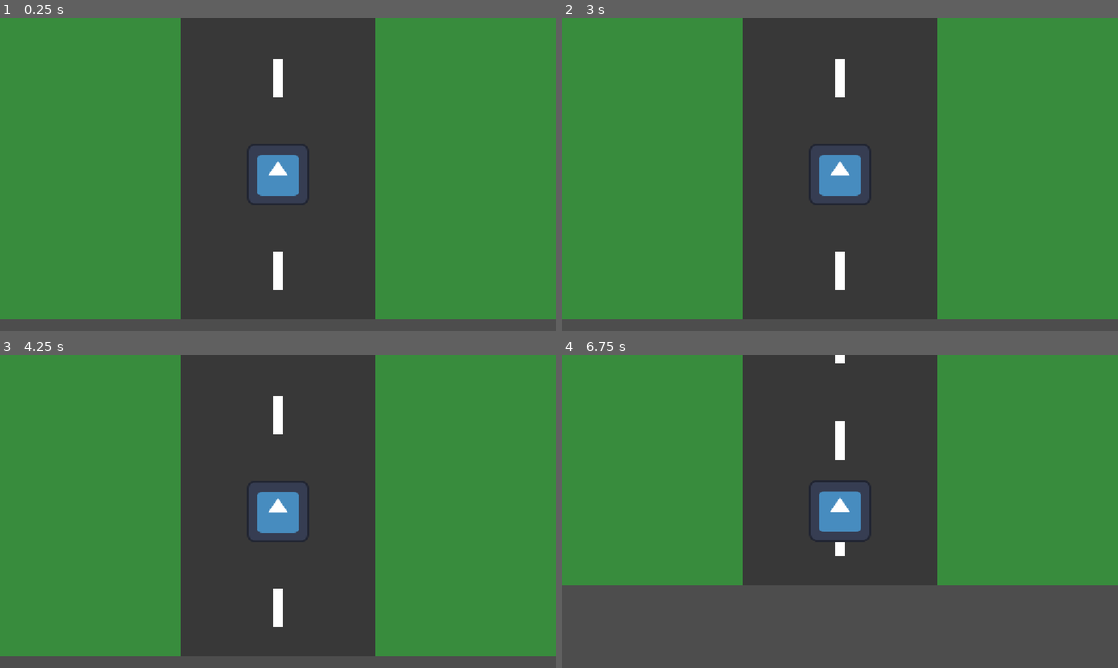
Above: before the commit, frames 1-4 (two rows, left to right).
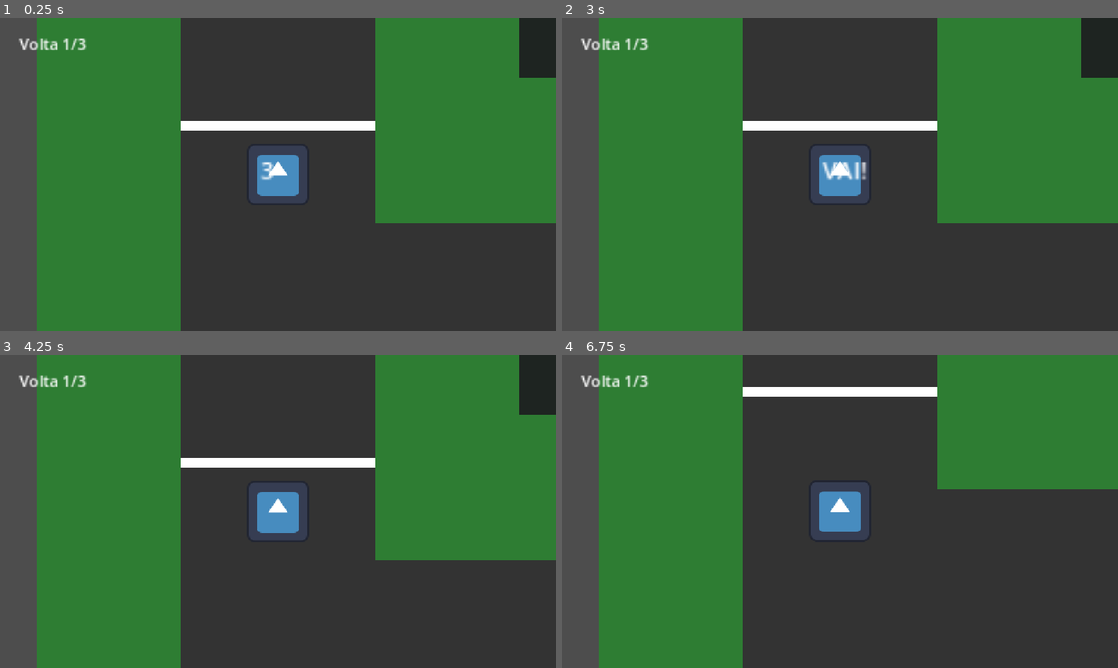
Above: after the commit, the same moments.

Repository: Blue-Raccoon-Interactive/Pixel-Bros-Racing
Game: Godot game, scene res://scenes/loop_test.tscn
Two runs of this game, one before a commit and one after it. Both use one fixed random seed, a clock stepped at 60 frames per second and the inputs below. Before the commit the project starts from res://scenes/track_test.tscn. The engine's default icon, where the game draws it, is replaced by a stand-in: a white triangle on a blue panel in a dark square.
Inputs (mouse positions are in pixels of both pictures, inside the frame that each line leads up to):
- Up to frame 1 (0.25 s): no input
- Up to frame 2 (3 s): tap Enter at 0.5, 2 s; move the mouse to (962, 158) at 0.52 s; hold D (steer_right) 0.53-1.25 s; click (962, 158) at 0.67 s; tap Space at 1.25, 2.75 s; drag from (728, 190) to (812, 237) at 1.27 s; move the mouse to (895, 105) at 2.02 s; hold D (steer_right) 2.03-2.75 s; drag from (812, 237) to (673, 127) at 2.77 s
- Up to frame 3 (4.25 s): tap Enter at 3.5 s; move the mouse to (444, 558) at 3.52 s; hold A (steer_left) from 3.53 s (still down)
- Up to frame 4 (6.75 s): release A (steer_left) at 4.25 s; tap Space at 4.25 s; drag from (673, 464) to (756, 433) at 4.27 s; move the mouse to (867, 511) at 5.02 s; hold S (brake) 5.03-5.75 s; click (867, 511) at 5.17 s; drag from (756, 433) to (728, 527) at 5.77 s; move the mouse to (962, 495) at 6.52 s; hold W (accelerate) from 6.53 s (still down)

The runs differ from the first frame. In frame 1, 23% of the frame differs, in the area x 0-100%, y 0-100%; in frame 2, 23%; in frame 3, 23%; in frame 4, 41%.

Commit message:
Update Project

Diff:
--- a/project.godot
+++ b/project.godot
@@ -11,7 +11,7 @@
 [application]
 
 config/name="BlueRacconGames"
-run/main_scene="res://scenes/track_test.tscn"
+run/main_scene="res://scenes/loop_test.tscn"
 config/features=PackedStringArray("4.7", "GL Compatibility")
 config/icon="res://icon.svg"
 
--- /dev/null
+++ b/scenes/loop_test.tscn
@@ -0,0 +1,220 @@
+[gd_scene format=3 uid="uid://cleruqcye7jp8"]
+
+[ext_resource type="Script" uid="uid://b2f5yfq5xf07o" path="res://scripts/grass_zone.gd" id="1_lxbkj"]
+[ext_resource type="Script" uid="uid://7nip60xpkvny" path="res://scripts/checkpoint.gd" id="2_bkf63"]
+[ext_resource type="PackedScene" uid="uid://xajx7fi7oihb" path="res://scenes/kart.tscn" id="3_tldlq"]
+[ext_resource type="Script" uid="uid://dbilpd2dltikj" path="res://scripts/race_manager.gd" id="4_rgicp"]
+
+[sub_resource type="RectangleShape2D" id="RectangleShape2D_qa7hb"]
+size = Vector2(3200, 300)
+
+[sub_resource type="RectangleShape2D" id="RectangleShape2D_vs5sm"]
+size = Vector2(3200, 300)
+
+[sub_resource type="RectangleShape2D" id="RectangleShape2D_4vr0y"]
+size = Vector2(300, 1800)
+
+[sub_resource type="RectangleShape2D" id="RectangleShape2D_s3ac5"]
+size = Vector2(300, 1800)
+
+[sub_resource type="RectangleShape2D" id="RectangleShape2D_bm101"]
+size = Vector2(1800, 1000)
+
+[sub_resource type="RectangleShape2D" id="RectangleShape2D_400wk"]
+size = Vector2(3240, 40)
+
+[sub_resource type="RectangleShape2D" id="RectangleShape2D_724tk"]
+size = Vector2(3240, 40)
+
+[sub_resource type="RectangleShape2D" id="RectangleShape2D_uam3e"]
+size = Vector2(40, 2440)
+
+[sub_resource type="RectangleShape2D" id="RectangleShape2D_qwnrd"]
+size = Vector2(40, 2440)
+
+[sub_resource type="RectangleShape2D" id="RectangleShape2D_7dv8h"]
+size = Vector2(1200, 400)
+
+[sub_resource type="RectangleShape2D" id="RectangleShape2D_jyuh4"]
+size = Vector2(400, 40)
+
+[sub_resource type="RectangleShape2D" id="RectangleShape2D_ncc3k"]
+size = Vector2(40, 400)
+
+[sub_resource type="RectangleShape2D" id="RectangleShape2D_mrhko"]
+size = Vector2(400, 40)
+
+[sub_resource type="RectangleShape2D" id="RectangleShape2D_d233t"]
+size = Vector2(40, 400)
+
+[node name="LoopTest" type="Node2D" unique_id=103491392]
+
+[node name="GrassBackground" type="ColorRect" parent="." unique_id=386720517]
+offset_right = 3200.0
+offset_bottom = 2400.0
+color = Color(0.18, 0.49, 0.2, 1)
+
+[node name="RoadTop" type="ColorRect" parent="." unique_id=847281596]
+offset_left = 300.0
+offset_top = 300.0
+offset_right = 2900.0
+offset_bottom = 700.0
+color = Color(0.2, 0.2, 0.2, 1)
+
+[node name="RoadBottom" type="ColorRect" parent="." unique_id=950871678]
+offset_left = 300.0
+offset_top = 1700.0
+offset_right = 2900.0
+offset_bottom = 2100.0
+color = Color(0.2, 0.2, 0.2, 1)
+
+[node name="RoadLeft" type="ColorRect" parent="." unique_id=985852458]
+offset_left = 300.0
+offset_top = 700.0
+offset_right = 700.0
+offset_bottom = 1700.0
+color = Color(0.2, 0.2, 0.2, 1)
+
+[node name="RoadRight" type="ColorRect" parent="." unique_id=1235410296]
+offset_left = 2500.0
+offset_top = 700.0
+offset_right = 2900.0
+offset_bottom = 1700.0
+color = Color(0.2, 0.2, 0.2, 1)
+
+[node name="InnerGrass" type="ColorRect" parent="." unique_id=1888692994]
+offset_left = 700.0
+offset_top = 700.0
+offset_right = 2500.0
+offset_bottom = 1700.0
+color = Color(0.18, 0.49, 0.2, 1)
+
+[node name="InnerWallVisual" type="ColorRect" parent="." unique_id=1277653778]
+offset_left = 1000.0
+offset_top = 1000.0
+offset_right = 2200.0
+offset_bottom = 1400.0
+color = Color(0.12, 0.14, 0.13, 1)
+
+[node name="StartLineVisual" type="ColorRect" parent="." unique_id=2097774124]
+offset_left = 300.0
+offset_top = 1490.0
+offset_right = 700.0
+offset_bottom = 1510.0
+
+[node name="GrassOuterTop" type="Area2D" parent="." unique_id=970915271]
+script = ExtResource("1_lxbkj")
+
+[node name="CollisionShape2D" type="CollisionShape2D" parent="GrassOuterTop" unique_id=346678860]
+position = Vector2(1600, 150)
+shape = SubResource("RectangleShape2D_qa7hb")
+
+[node name="GrassOuterBottom" type="Area2D" parent="." unique_id=1250485614]
+script = ExtResource("1_lxbkj")
+
+[node name="CollisionShape2D" type="CollisionShape2D" parent="GrassOuterBottom" unique_id=1642486484]
+position = Vector2(1600, 2250)
+shape = SubResource("RectangleShape2D_vs5sm")
+
+[node name="GrassOuterLeft" type="Area2D" parent="." unique_id=1063518441]
+script = ExtResource("1_lxbkj")
+
+[node name="CollisionShape2D" type="CollisionShape2D" parent="GrassOuterLeft" unique_id=1672511193]
+position = Vector2(150, 1200)
+shape = SubResource("RectangleShape2D_4vr0y")
+
+[node name="GrassOuterRight" type="Area2D" parent="." unique_id=1512654700]
+script = ExtResource("1_lxbkj")
+
+[node name="CollisionShape2D" type="CollisionShape2D" parent="GrassOuterRight" unique_id=344307094]
+position = Vector2(3050, 1200)
+shape = SubResource("RectangleShape2D_s3ac5")
+
+[node name="GrassInner" type="Area2D" parent="." unique_id=674888883]
+script = ExtResource("1_lxbkj")
+
+[node name="CollisionShape2D" type="CollisionShape2D" parent="GrassInner" unique_id=1528838167]
+position = Vector2(1600, 1200)
+shape = SubResource("RectangleShape2D_bm101")
+
+[node name="Walls" type="StaticBody2D" parent="." unique_id=650986432]
+
+[node name="WallOuterTop" type="CollisionShape2D" parent="Walls" unique_id=1375735111]
+position = Vector2(1600, -20)
+shape = SubResource("RectangleShape2D_400wk")
+
+[node name="WallOuterBottom" type="CollisionShape2D" parent="Walls" unique_id=1155916711]
+position = Vector2(1600, 2420)
+shape = SubResource("RectangleShape2D_724tk")
+
+[node name="WallOuterLeft" type="CollisionShape2D" parent="Walls" unique_id=1957751512]
+position = Vector2(-20, 1200)
+shape = SubResource("RectangleShape2D_uam3e")
+
+[node name="WallOuterRight" type="CollisionShape2D" parent="Walls" unique_id=67412880]
+position = Vector2(3220, 1200)
+shape = SubResource("RectangleShape2D_qwnrd")
+
+[node name="WallInner" type="CollisionShape2D" parent="Walls" unique_id=1381679170]
+position = Vector2(1600, 1200)
+shape = SubResource("RectangleShape2D_7dv8h")
+
+[node name="Checkpoint0" type="Area2D" parent="." unique_id=2099498199]
+position = Vector2(500, 1500)
+script = ExtResource("2_bkf63")
+
+[node name="CollisionShape2D" type="CollisionShape2D" parent="Checkpoint0" unique_id=1809219741]
+shape = SubResource("RectangleShape2D_jyuh4")
+
+[node name="Checkpoint1" type="Area2D" parent="." unique_id=243049813]
+position = Vector2(1600, 500)
+script = ExtResource("2_bkf63")
+index = 1
+
+[node name="CollisionShape2D" type="CollisionShape2D" parent="Checkpoint1" unique_id=30771229]
+shape = SubResource("RectangleShape2D_ncc3k")
+
+[node name="Checkpoint2" type="Area2D" parent="." unique_id=2079284323]
+position = Vector2(2700, 1200)
+script = ExtResource("2_bkf63")
+index = 2
+
+[node name="CollisionShape2D" type="CollisionShape2D" parent="Checkpoint2" unique_id=378294876]
+shape = SubResource("RectangleShape2D_mrhko")
+
+[node name="Checkpoint3" type="Area2D" parent="." unique_id=1636268479]
+position = Vector2(1600, 1900)
+script = ExtResource("2_bkf63")
+index = 3
+
+[node name="CollisionShape2D" type="CollisionShape2D" parent="Checkpoint3" unique_id=230900634]
+shape = SubResource("RectangleShape2D_d233t")
+
+[node name="Kart" parent="." unique_id=645485632 instance=ExtResource("3_tldlq")]
+position = Vector2(500, 1600)
+
+[node name="Camera2D" type="Camera2D" parent="Kart" unique_id=185868938]
+process_callback = 0
+position_smoothing_enabled = true
+position_smoothing_speed = 12.0
+
+[node name="RaceManager" type="Node" parent="." unique_id=1595580689]
+script = ExtResource("4_rgicp")
+
+[node name="UI" type="CanvasLayer" parent="." unique_id=146248970]
+
+[node name="LapLabel" type="Label" parent="UI" unique_id=654104206]
+offset_left = 40.0
+offset_top = 30.0
+offset_right = 41.0
+offset_bottom = 53.0
+scale = Vector2(2, 2)
+text = "Volta 1/3"
+
+[node name="CountdownLabel" type="Label" parent="UI" unique_id=261985604]
+offset_left = 540.0
+offset_top = 280.0
+offset_right = 541.0
+offset_bottom = 303.0
+scale = Vector2(3, 3)
+text = "3"
--- /dev/null
+++ b/scripts/checkpoint.gd
@@ -0,0 +1,14 @@
+extends Area2D
+
+signal passed(index: int)
+
+@export var index: int = 0
+
+
+func _ready() -> void:
+	body_entered.connect(_on_body_entered)
+
+
+func _on_body_entered(body: Node2D) -> void:
+	if "surface_multiplier" in body or body is CharacterBody2D:
+		passed.emit(index)
--- /dev/null
+++ b/scripts/race_manager.gd
@@ -0,0 +1,92 @@
+extends Node
+
+signal lap_completed(lap: int)
+signal race_finished
+
+@export var total_laps: int = 3
+@export var kart: CharacterBody2D
+@export var lap_label: Label
+@export var countdown_label: Label
+
+var current_lap: int = 1
+var is_finished: bool = false
+var _next_checkpoint: int = 0
+var _has_started: bool = false
+var _total_checkpoints: int = 4
+
+
+func _ready() -> void:
+	_resolve_nodes()
+	_update_lap_label()
+	_start_countdown()
+
+
+func _resolve_nodes() -> void:
+	if not kart:
+		kart = get_parent().find_child("Kart", true, false) as CharacterBody2D
+	if not lap_label:
+		lap_label = get_parent().find_child("LapLabel", true, false) as Label
+	if not countdown_label:
+		countdown_label = get_parent().find_child("CountdownLabel", true, false) as Label
+
+	var areas := get_parent().find_children("*", "Area2D", true, false)
+	for area in areas:
+		if area.has_signal("passed"):
+			area.passed.connect(_on_checkpoint_passed)
+
+
+func _update_lap_label() -> void:
+	if lap_label:
+		if is_finished:
+			lap_label.text = "Volta %d/%d (Finalizada!)" % [total_laps, total_laps]
+		else:
+			lap_label.text = "Volta %d/%d" % [min(current_lap, total_laps), total_laps]
+
+
+func _start_countdown() -> void:
+	if kart:
+		kart.set_physics_process(false)
+
+	if countdown_label:
+		countdown_label.visible = true
+
+	var steps := ["3", "2", "1", "VAI!"]
+	for i in range(steps.size()):
+		if countdown_label:
+			countdown_label.text = steps[i]
+		if i == steps.size() - 1:
+			if kart:
+				kart.set_physics_process(true)
+		await get_tree().create_timer(1.0).timeout
+
+	if countdown_label:
+		countdown_label.visible = false
+
+
+func _on_checkpoint_passed(checkpoint_index: int) -> void:
+	if is_finished:
+		return
+
+	if checkpoint_index == _next_checkpoint:
+		if checkpoint_index == 0:
+			if _has_started:
+				lap_completed.emit(current_lap)
+				if current_lap >= total_laps:
+					is_finished = true
+					race_finished.emit()
+					_on_race_finished()
+					return
+				current_lap += 1
+				_update_lap_label()
+			else:
+				_has_started = true
+			_next_checkpoint = 1
+		else:
+			_next_checkpoint = (checkpoint_index + 1) % _total_checkpoints
+
+
+func _on_race_finished() -> void:
+	_update_lap_label()
+	if countdown_label:
+		countdown_label.text = "FIM DE CORRIDA!"
+		countdown_label.visible = true
Not shown, added: scripts/checkpoint.gd.uid
Not shown, added: scripts/race_manager.gd.uid
